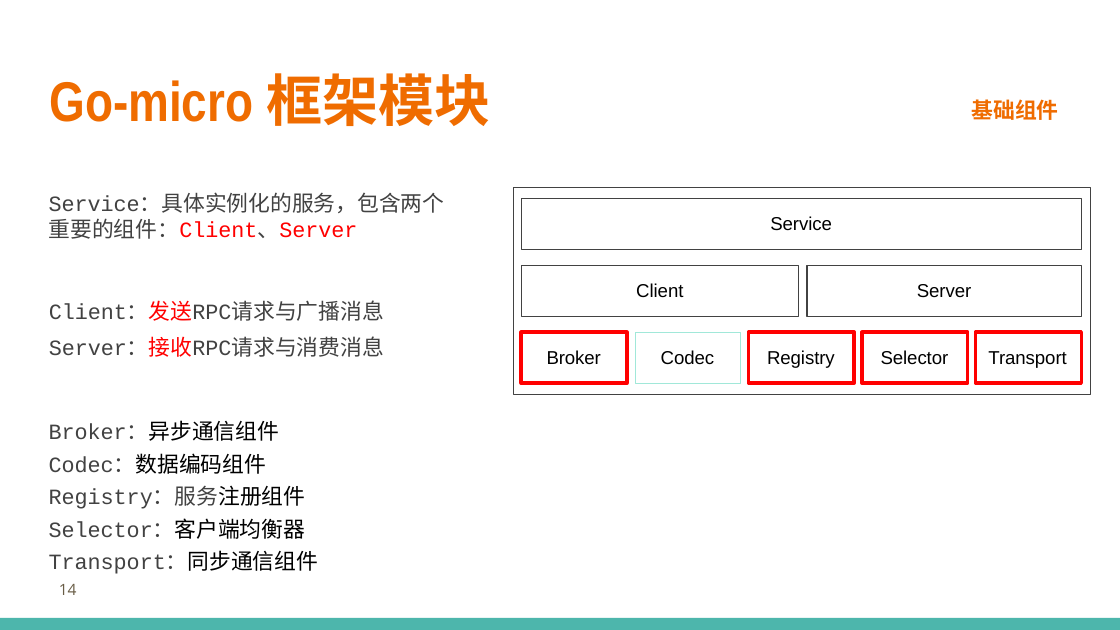
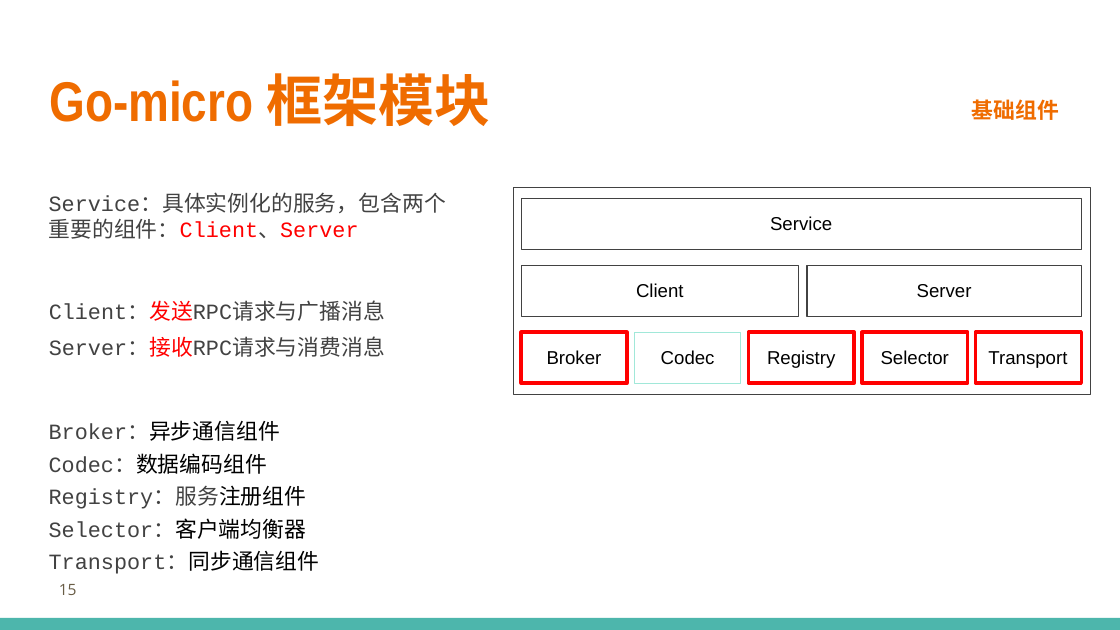
Before and after one commit to printfcoder/stack-rpc-tutorials, a slide deck: slide 15 of others/share/learning-go/【第一期】Go-Micro框架设计.pptx (slide 14 before the commit). Drawn at 1120x630 pixels with LibreOffice and Linux fonts; fonts in the diff are those of the drawing; background and template pictures are left out. Boxes give left, top, right and bottom in pixels: in the first picture for what was removed or moved away, otherwise in the second. Text is boxed around its words. In the diff, an @@ line names an element or a change of style, - is before the commit and + after.

```diff
--- a/others/share/learning-go/【第一期】Go-Micro框架设计.pptx
+++ b/others/share/learning-go/【第一期】Go-Micro框架设计.pptx
@@ letter spacing -0.1 to 0 pt; less space between paragraphs in 6 elements at (49, 195, 446, 239), (808, 265, 1082, 317), (976, 333, 1081, 384), (862, 333, 968, 384), (748, 333, 853, 384), (521, 333, 626, 384) @@
@@ page number at (59, 584, 77, 595): text changed @@
-14
+15
```
Also in this commit, not shown: 23 other slides changed, 1 slide added, 1 slide removed, 1 other file.
